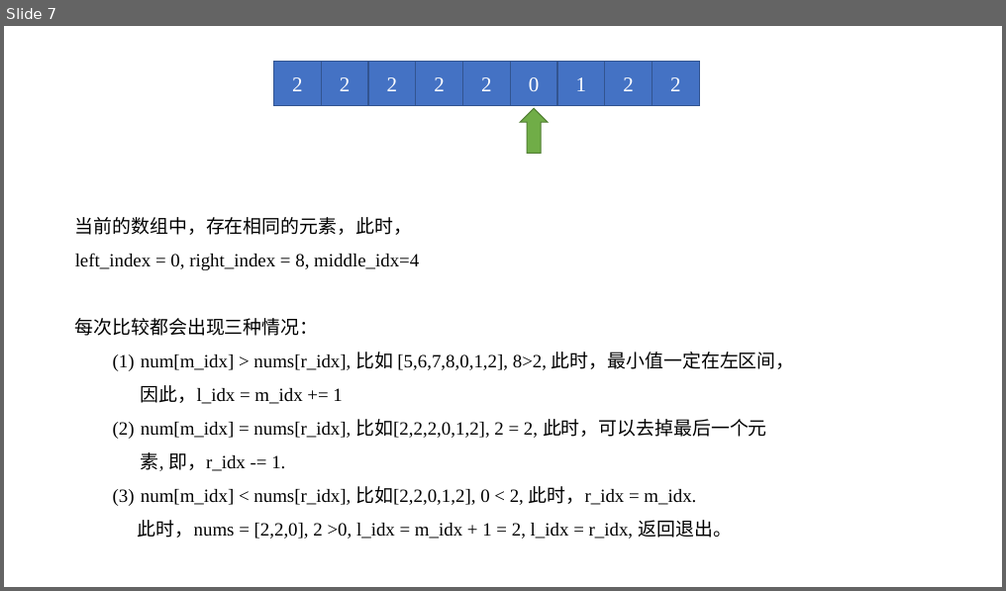
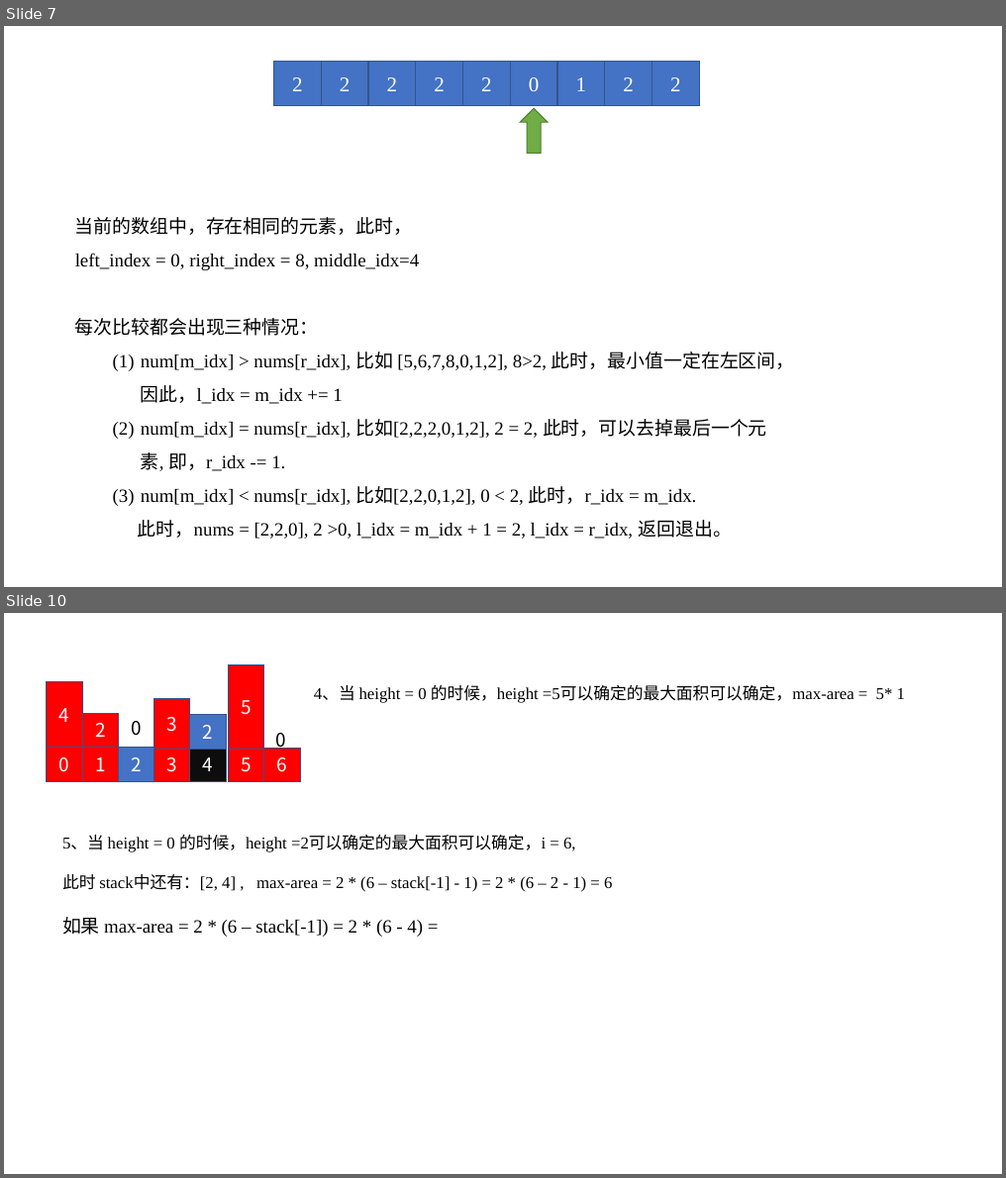
Before and after one commit to YuHe0108/LeetCode, a slide deck: Leetcode.pptx. Shown one above the other, each under a label of ours: slide 7 before the commit, slides 7 and 10 after it; the slides between them are not shown. The pictures are 1006x591 and 1006x1178 pixels, drawn with LibreOffice and Linux fonts; fonts in the diff are those of the drawing. Boxes give left, top, right and bottom in pixels: in the first picture for what was removed or moved away, otherwise in the second. Text is boxed around its words. In the diff, an @@ line names an element or a change of style, - is before the commit and + after.

Commit message:
word ladder、Stack、Queue

```diff
--- a/Leetcode.pptx
+++ b/Leetcode.pptx
@@ slide 10 added at (4, 613, 1002, 1174), background #FFFFFF @@
@@ rectangle added at (228, 664, 263, 749), fill #FF0000, outline #325491 1 pt, 18 pt, text #FFFFFF @@
+5
@@ rectangle added at (47, 682, 82, 748), fill #FF0000, outline #325491 1 pt, 18 pt, text #FFFFFF @@
+4
@@ rectangle added at (153, 699, 190, 750), fill #FF0000, outline #325491 1 pt, 18 pt, text #FFFFFF @@
+3
@@ text added at (314, 685, 905, 703), 16 pt, text #000000 @@
+4、当 height = 0 的时候，height =5可以确定的最大面积可以确定，max-area = 5* 1
@@ rectangle added at (82, 713, 119, 748), fill #FF0000, outline #325491 1 pt, 18 pt, text #FFFFFF @@
+2
@@ text added at (132, 721, 142, 736), 18 pt, text #000000 @@
+0
@@ rectangle added at (190, 715, 226, 750), fill #4472C4, outline #325491 1 pt, 18 pt, text #FFFFFF @@
+2
@@ rectangle added at (47, 748, 82, 782), fill #FF0000, outline #325491 1 pt, 18 pt, text #FFFFFF @@
+0
@@ rectangle added at (82, 748, 119, 782), fill #FF0000, outline #325491 1 pt, 18 pt, text #FFFFFF @@
+1
@@ rectangle added at (119, 748, 154, 756), fill #4472C4, outline #325491 1 pt, 18 pt, text #FFFFFF @@
+0
@@ rectangle added at (119, 748, 154, 782), fill #4472C4, outline #325491 1 pt, 18 pt, text #FFFFFF @@
+2
@@ rectangle added at (153, 748, 190, 756), fill #FF0000, outline #325491 1 pt, 18 pt, text #FFFFFF @@
+0
@@ rectangle added at (153, 748, 190, 782), fill #FF0000, outline #325491 1 pt, 18 pt, text #FFFFFF @@
+3
@@ rectangle added at (190, 748, 226, 756), fill #4472C4, outline #325491 1 pt, 18 pt, text #FFFFFF @@
+0
@@ rectangle added at (190, 748, 226, 782), fill #0D0D0D, outline #325491 1 pt, 18 pt, text #FFFFFF @@
+4
@@ rectangle added at (228, 748, 263, 756), fill #FF0000, outline #325491 1 pt, 18 pt, text #FFFFFF @@
+0
@@ rectangle added at (228, 748, 263, 782), fill #FF0000, outline #325491 1 pt, 18 pt, text #FFFFFF @@
+5
@@ rectangle added at (263, 748, 300, 782), fill #FF0000, outline #325491 1 pt, 18 pt, text #FFFFFF @@
+6
@@ text added at (276, 733, 286, 752), 18 pt, text #000000 @@
+0
@@ text added at (62, 835, 612, 937), 16 pt, text #000000 @@
+5、当 height = 0 的时候，height =2可以确定的最大面积可以确定，i = 6,
+此时 stack中还有：[2, 4] , max-area = 2 * (6 – stack[-1] - 1) = 2 * (6 – 2 - 1) = 6
+如果 max-area = 2 * (6 – stack[-1]) = 2 * (6 - 4) =
```
Also in this commit, not shown: 3 other slides added, 26 other files.
